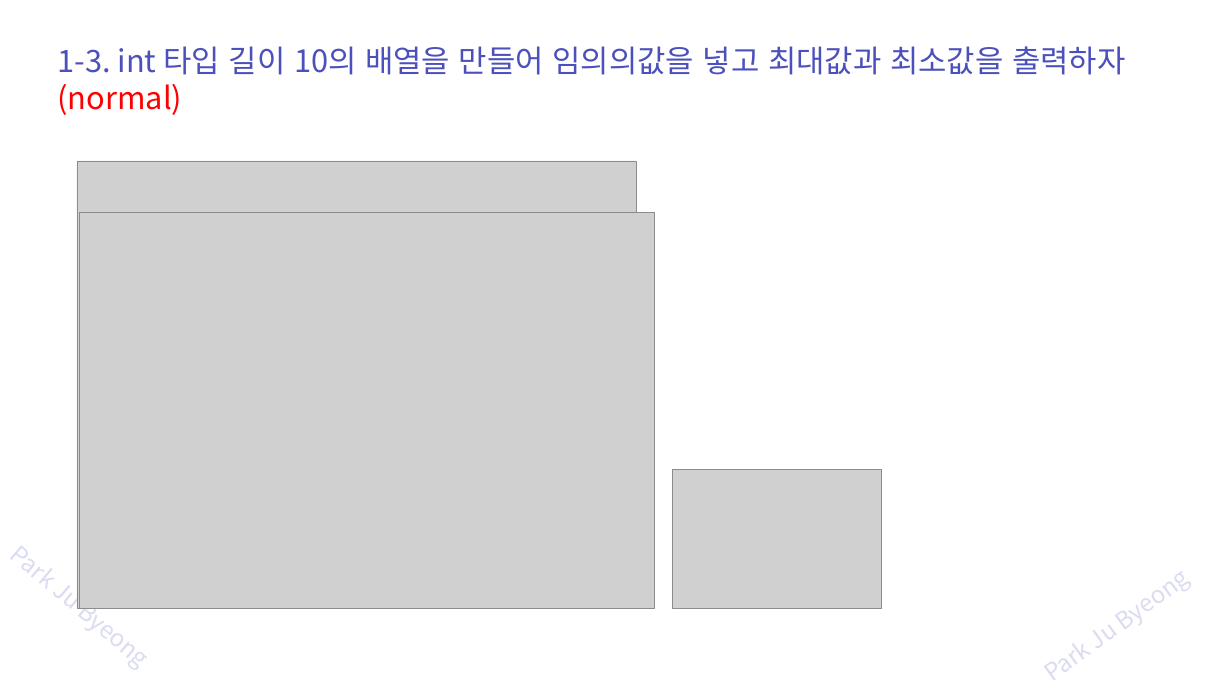
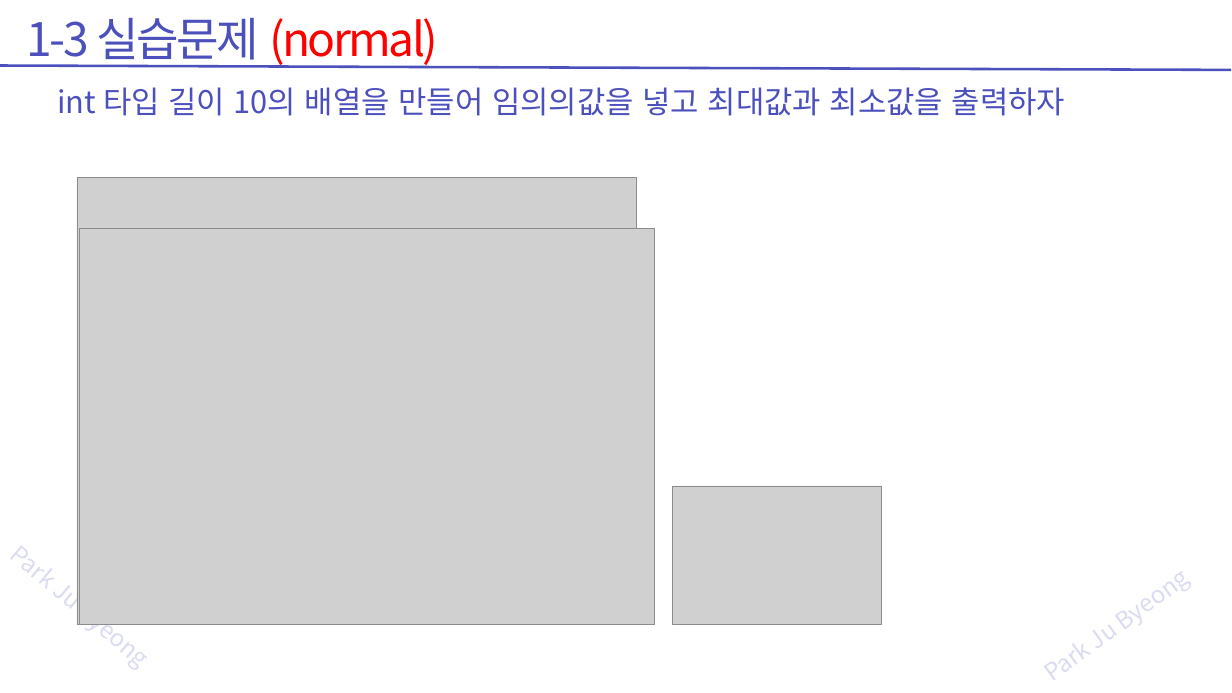
Before and after one commit to zest132/JavaLecture, a slide deck: slide 36 of JavaLecture/LectureFile/java 5강 배열.pptx. Drawn at 1232x693 pixels with LibreOffice and Linux fonts; fonts in the diff are those of the drawing; grey boxes stand for pictures. Boxes give left, top, right and bottom in pixels: in the first picture for what was removed or moved away, otherwise in the second. Text is boxed around its words. In the diff, an @@ line names an element or a change of style, - is before the commit and + after.

```diff
--- a/JavaLecture/LectureFile/java 5강 배열.pptx
+++ b/JavaLecture/LectureFile/java 5강 배열.pptx
@@ text added at (x1=27, y1=18, x2=438, y2=68), 54 pt, text #FF0000 @@
+1-3 실습문제 (normal)
@@ line added from (1231, 70) to (0, 65), #4C50BC 3 pt @@
@@ text at (x1=57, y1=87, x2=1065, y2=116): text changed @@
-1-3. int 타입 길이 10의 배열을 만들어 임의의값을 넣고 최대값과 최소값을 출력하자
-(normal)
+int 타입 길이 10의 배열을 만들어 임의의값을 넣고 최대값과 최소값을 출력하자
@@ 3 pictures moved together from (x1=77, y1=161, x2=882, y2=609) to (x1=77, y1=177, x2=882, y2=625) @@
```
Also in this commit, not shown: 34 other slides changed, 5 slides added, 1 slide removed, 5 other files.
